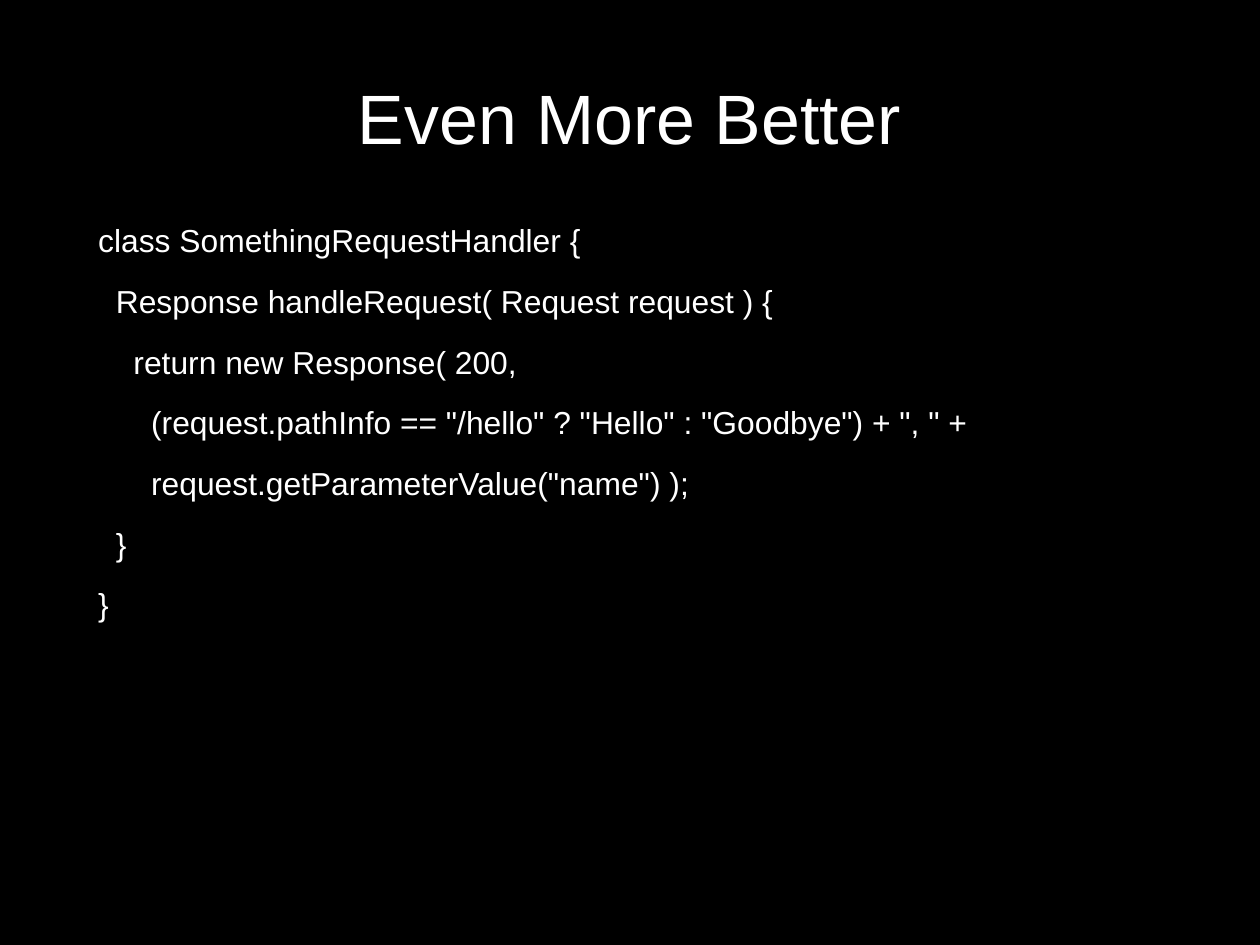
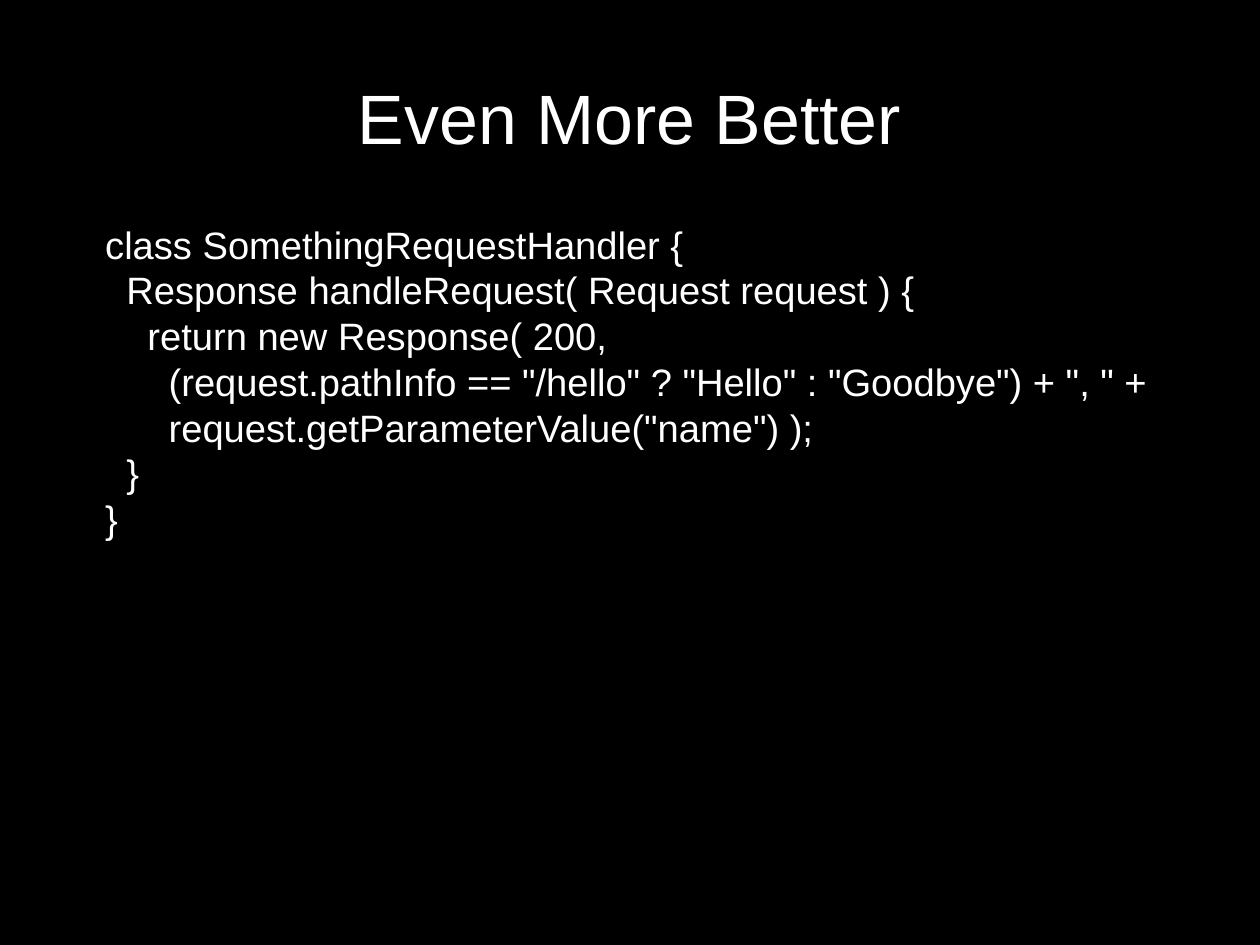
Before and after one commit to TOGoS/TechTalks, a slide deck: slide 5 of 2013-05-15/PreciseModelingExamples.odp. Drawn at 1260x945 pixels with LibreOffice and Linux fonts; fonts in the diff are those of the drawing. Boxes give left, top, right and bottom in pixels: in the first picture for what was removed or moved away, otherwise in the second. Text is boxed around its words. In the diff, an @@ line names an element or a change of style, - is before the commit and + after.

Commit message:
Update PreciseModelingExamples to reduce line spacing and fit text to boxes in older OOo version.

```diff
--- a/2013-05-15/PreciseModelingExamples.odp
+++ b/2013-05-15/PreciseModelingExamples.odp
@@ text "class SomethingRequestHandler {" at <box>105,231,1022,450</box>: size 20 to 24 pt; less space between paragraphs @@
```
Also in this commit, not shown: 3 other slides changed.
